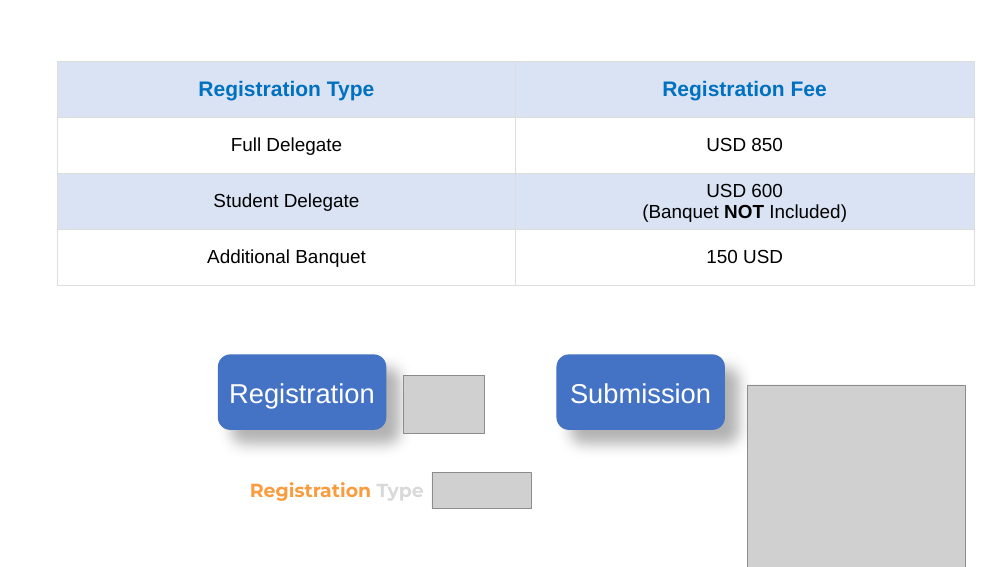
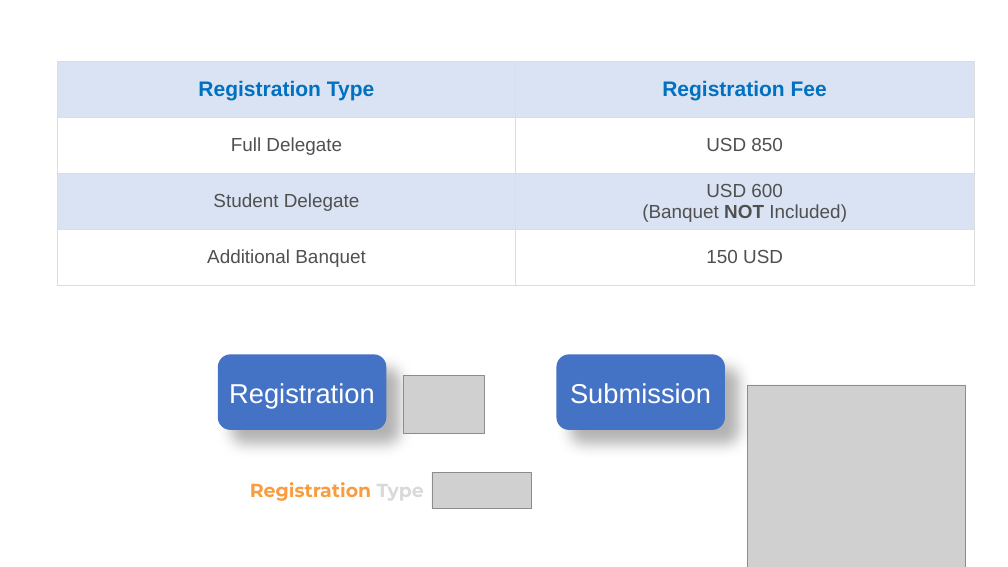
Before and after one commit to zhangxy911/zhangxy911.github.io, a slide deck: slide 3 of assets/figures.pptx. Drawn at 1008x567 pixels with LibreOffice and Linux fonts; fonts in the diff are those of the drawing; grey boxes stand for pictures. Boxes give left, top, right and bottom in pixels: in the first picture for what was removed or moved away, otherwise in the second. Text is boxed around its words. In the diff, an @@ line names an element or a change of style, - is before the commit and + after.

```diff
--- a/assets/figures.pptx
+++ b/assets/figures.pptx
@@ table at (57, 61, 974, 285) @@
@@ text colour #000000 to #505050 in "Full Delegate", "USD 850", "Student Delegate", "USD 600" and 3 more places @@
```
Also in this commit, not shown: 1 other slide changed, 6 other files.
